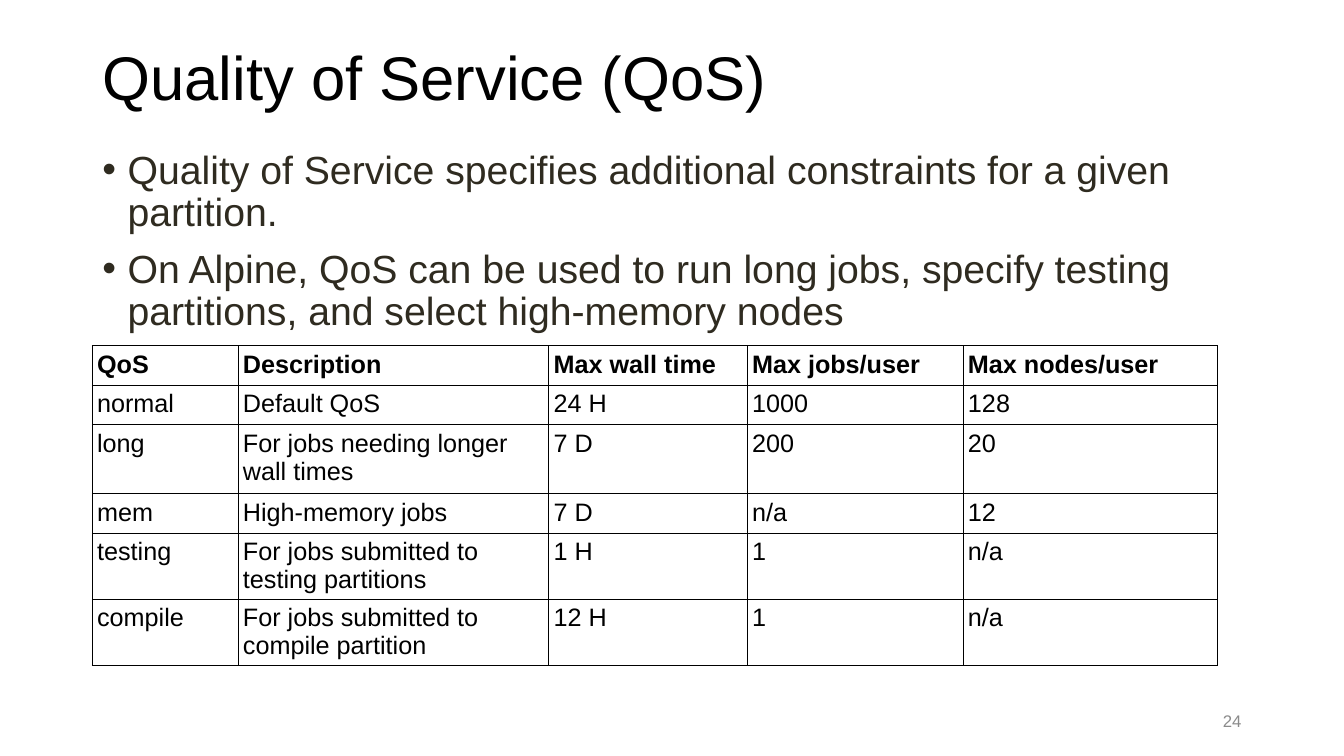
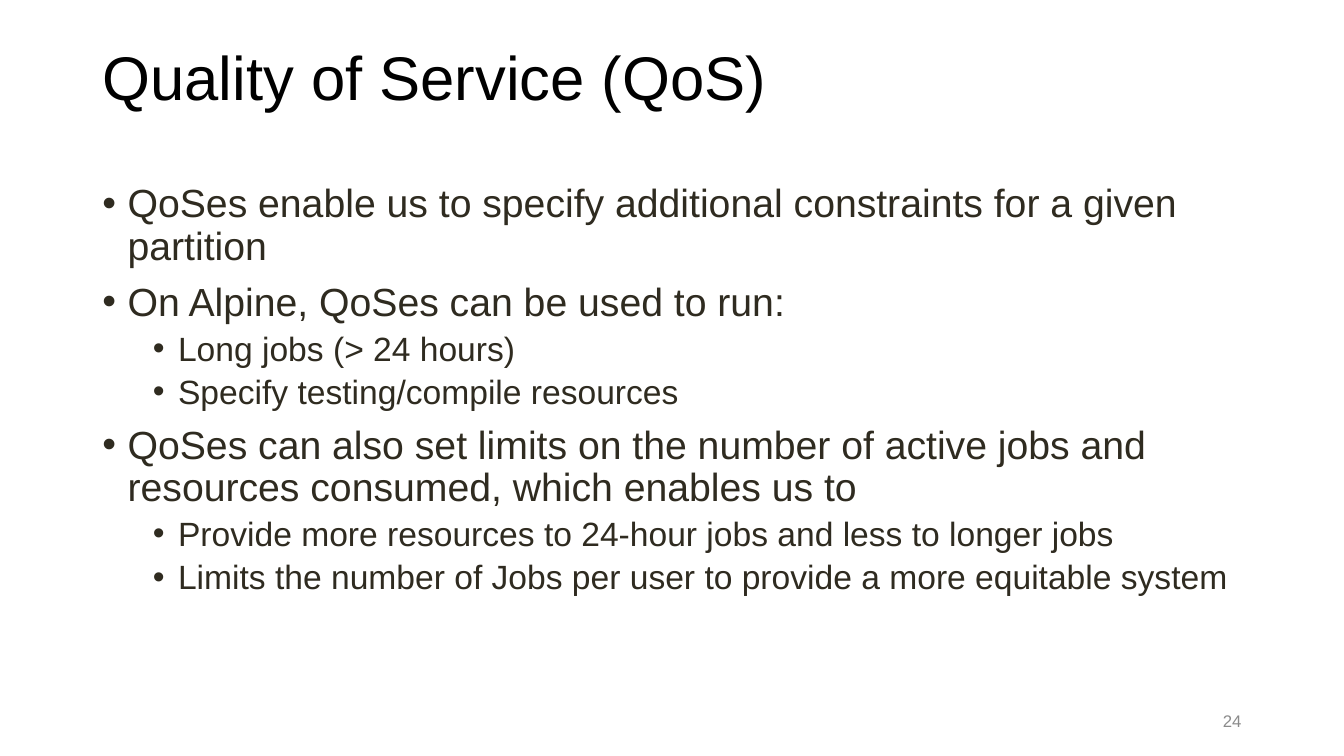
Before and after one commit to ResearchComputing/Getting_Started_With_Research_Computing, a slide deck: slide 24 of Command_Line_And_Job_Scheduling.pptx. Drawn at 1344x756 pixels with LibreOffice and Linux fonts; fonts in the diff are those of the drawing; background and template pictures are left out. Boxes give left, top, right and bottom in pixels: in the first picture for what was removed or moved away, otherwise in the second. Text is boxed around its words. In the diff, an @@ line names an element or a change of style, - is before the commit and + after.

```diff
--- a/Command_Line_And_Job_Scheduling.pptx
+++ b/Command_Line_And_Job_Scheduling.pptx
@@ text at <box>128,188,1227,596</box>: text changed @@
-• Quality of Service specifies additional constraints for a given partition.
-• On Alpine, QoS can be used to run long jobs, specify testing partitions, and select high-memory nodes
+• QoSes enable us to specify additional constraints for a given partition
+• On Alpine, QoSes can be used to run:
+  • Long jobs (> 24 hours)
+  • Specify testing/compile resources
+• QoSes can also set limits on the number of active jobs and resources consumed, which enables us to
+  • Provide more resources to 24-hour jobs and less to longer jobs
+  • Limits the number of Jobs per user to provide a more equitable system
@@ table removed at <box>93,346,1218,676</box>, 6 rows, 5 columns @@
-QoS | Description | Max wall time | Max jobs/user | Max nodes/user
-normal | Default QoS | 24 H | 1000 | 128
-long | For jobs needing longer wall times | 7 D | 200 | 20
-mem | High-memory jobs | 7 D | n/a | 12
-testing | For jobs submitted to testing partitions | 1 H | 1 | n/a
-compile | For jobs submitted to compile partition | 12 H | 1 | n/a
```
Also in this commit, not shown: 17 other slides changed, 2 slides added, 1 other file.
